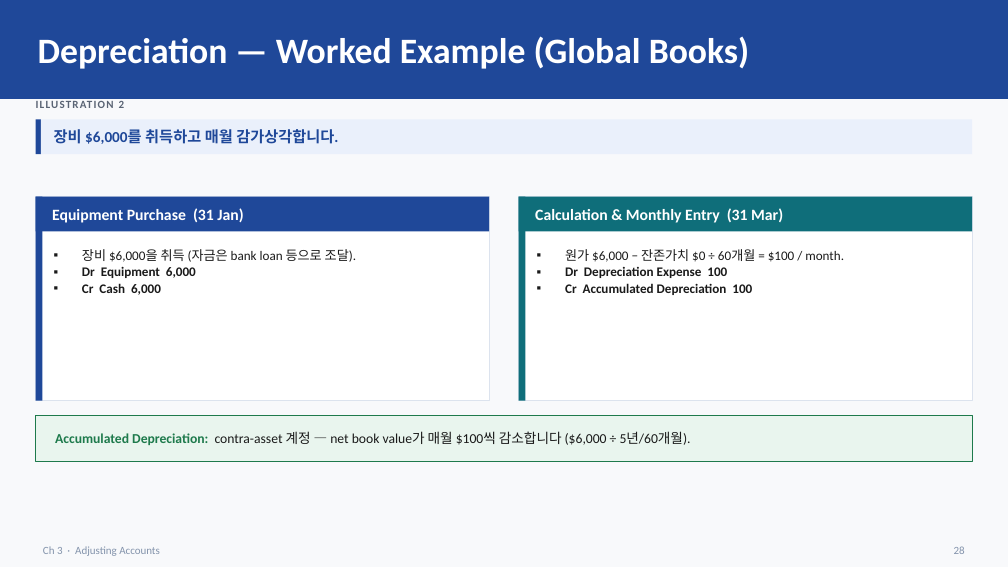
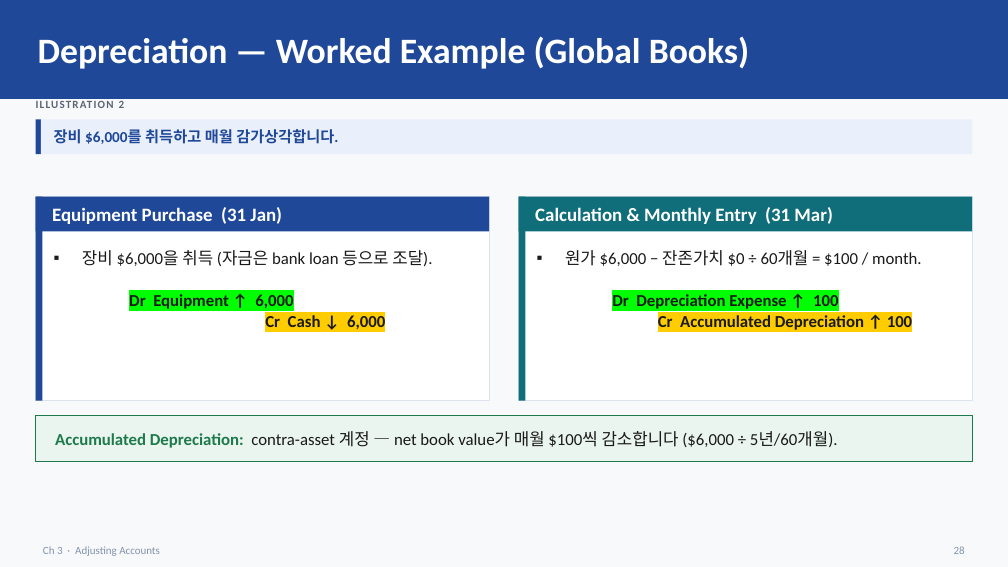
Before and after one commit to keejae/financial-accounting, a slide deck: slide 30 of files/week2/korean/Wk2_L5_slides.pptx (slide 31 before the commit). Drawn at 1008x567 pixels with LibreOffice and Linux fonts; fonts in the diff are those of the drawing. Boxes give left, top, right and bottom in pixels: in the first picture for what was removed or moved away, otherwise in the second. Text is boxed around its words. In the diff, an @@ line names an element or a change of style, - is before the commit and + after.

```diff
--- a/files/week2/korean/Wk2_L5_slides.pptx
+++ b/files/week2/korean/Wk2_L5_slides.pptx
@@ text "Equipment Purchase (31 Jan)" at bbox=[52, 207, 282, 224]: size 15 to 18 pt @@
@@ text "Calculation & Monthly Entry (31 ..." at bbox=[535, 207, 832, 224]: size 15 to 18 pt @@
@@ text at bbox=[82, 250, 432, 266]: size 12.5 to 16 pt in "장비 $6,000을 취득 (자금은 bank loan 등으로 ..." @@
@@ text at bbox=[565, 250, 921, 266]: size 12.5 to 16 pt in "원가 $6,000 − 잔존가치 $0 ÷ 60개월 ..." @@
@@ text at bbox=[129, 294, 385, 329]: text changed; size 12.5 to 16 pt @@
-▪ Dr Equipment 6,000
-▪ Cr Cash 6,000
+Dr Equipment ↑ 6,000
+      Cr Cash ↓ 6,000
@@ text at bbox=[612, 294, 912, 330]: text changed; size 12.5 to 16 pt @@
-▪ Dr Depreciation Expense 100
-▪ Cr Accumulated Depreciation 100
+Dr Depreciation Expense ↑ 100
+    Cr Accumulated Depreciation ↑ 100
@@ text "Accumulated Depreciation: contra-asset 계정 — ..." at bbox=[55, 431, 838, 448]: size 13 to 16 pt @@
```
Also in this commit, not shown: 30 other slides changed, 7 slides added, 9 slides removed, 11 other files.
